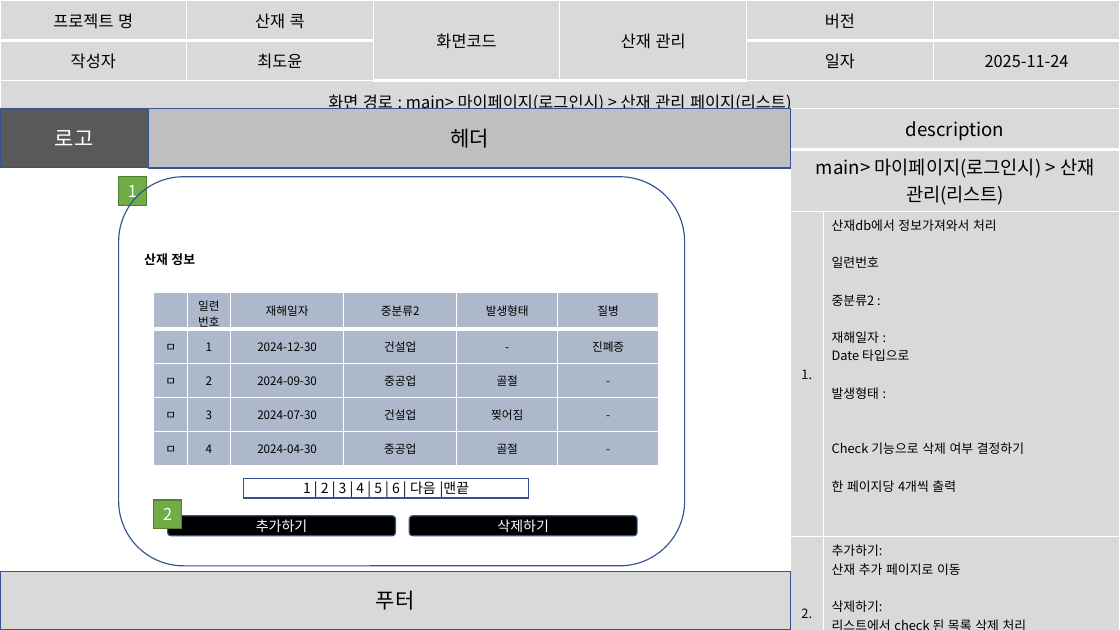
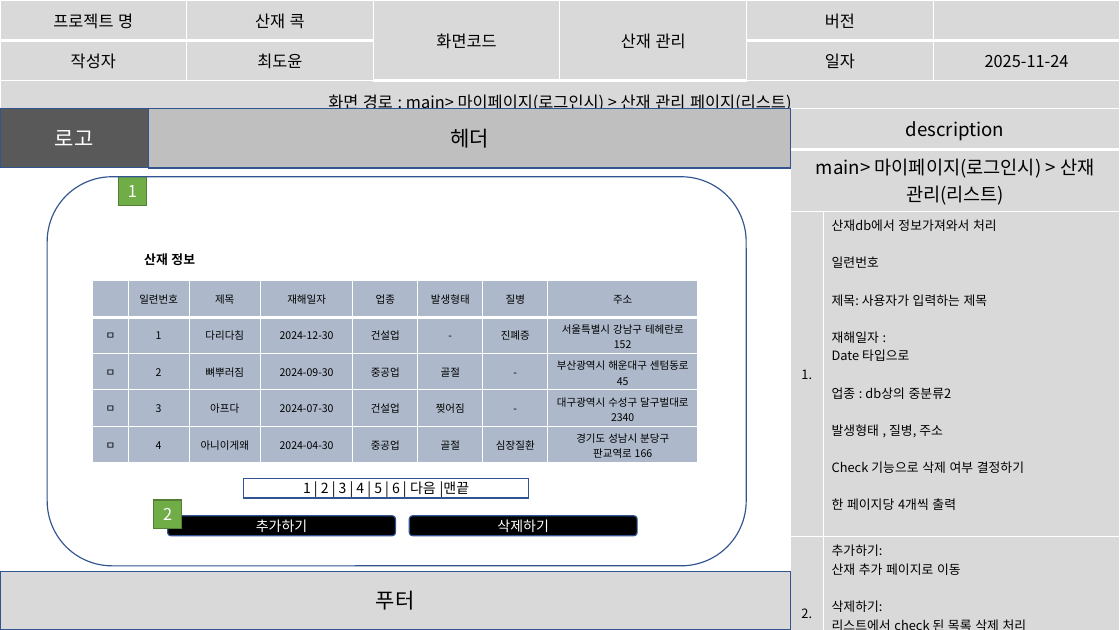
Before and after one commit to imyongchan/source, a slide deck: slide 22 of 최종 기획/스토리보드1201.pptx. Drawn at 1120x630 pixels with LibreOffice and Linux fonts; fonts in the diff are those of the drawing. Boxes give left, top, right and bottom in pixels: in the first picture for what was removed or moved away, otherwise in the second. Text is boxed around its words. In the diff, an @@ line names an element or a change of style, - is before the commit and + after.

```diff
--- a/최종 기획/스토리보드1201.pptx
+++ b/최종 기획/스토리보드1201.pptx
@@ table at (x1=791, y1=108, x2=1120, y2=630) @@
-row 3, column 2: 산재db에서 정보가져와서 처리 / 일련번호 / 중분류2 : / 재해일자 : / Date 타입으로 / 발생형태 : / Check 기능으로 삭제 여부 결정하기 / 한 페이지당 4개씩 출력
+row 3, column 2: 산재db에서 정보가져와서 처리 / 일련번호 / 제목: 사용자가 입력하는 제목 / 재해일자 : / Date 타입으로 / 업종 : db상의 중분류2 / 발생형태 , 질병, 주소 / Check 기능으로 삭제 여부 결정하기 / 한 페이지당 4개씩 출력
@@ rounded rectangle resized from (x1=118, y1=176, x2=685, y2=565) to (x1=47, y1=176, x2=746, y2=565) @@
@@ table at (x1=92, y1=281, x2=696, y2=463) @@
+column 3: 제목 | 다리다침 | 뼈뿌러짐 | 아프다 | 아니이게왜
-column 5, row 1: 중분류2
+column 5, row 1: 업종
-column 6: 질병 | 진폐증 | - | - | -
+column 7: 질병 | 진폐증 | - | - | 심장질환
+column 8: 주소 | 서울특별시 강남구 테헤란로 152 | 부산광역시 해운대구 센텀동로 45 | 대구광역시 수성구 달구벌대로 2340 | 경기도 성남시 분당구 판교역로 166
@@ table resized from (x1=154, y1=292, x2=660, y2=465) to (x1=92, y1=281, x2=696, y2=463) @@
```
Also in this commit, not shown: 13 other slides changed, 1 slide added, 1 slide removed.
